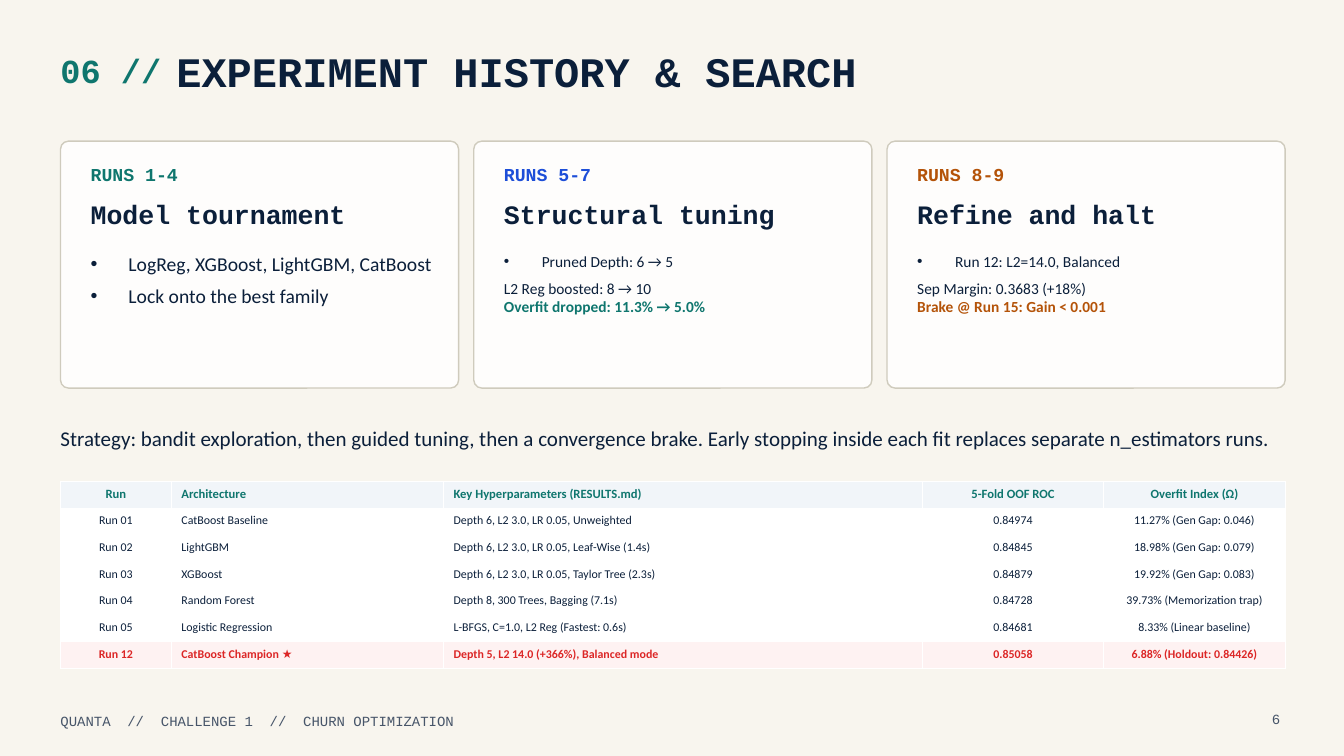
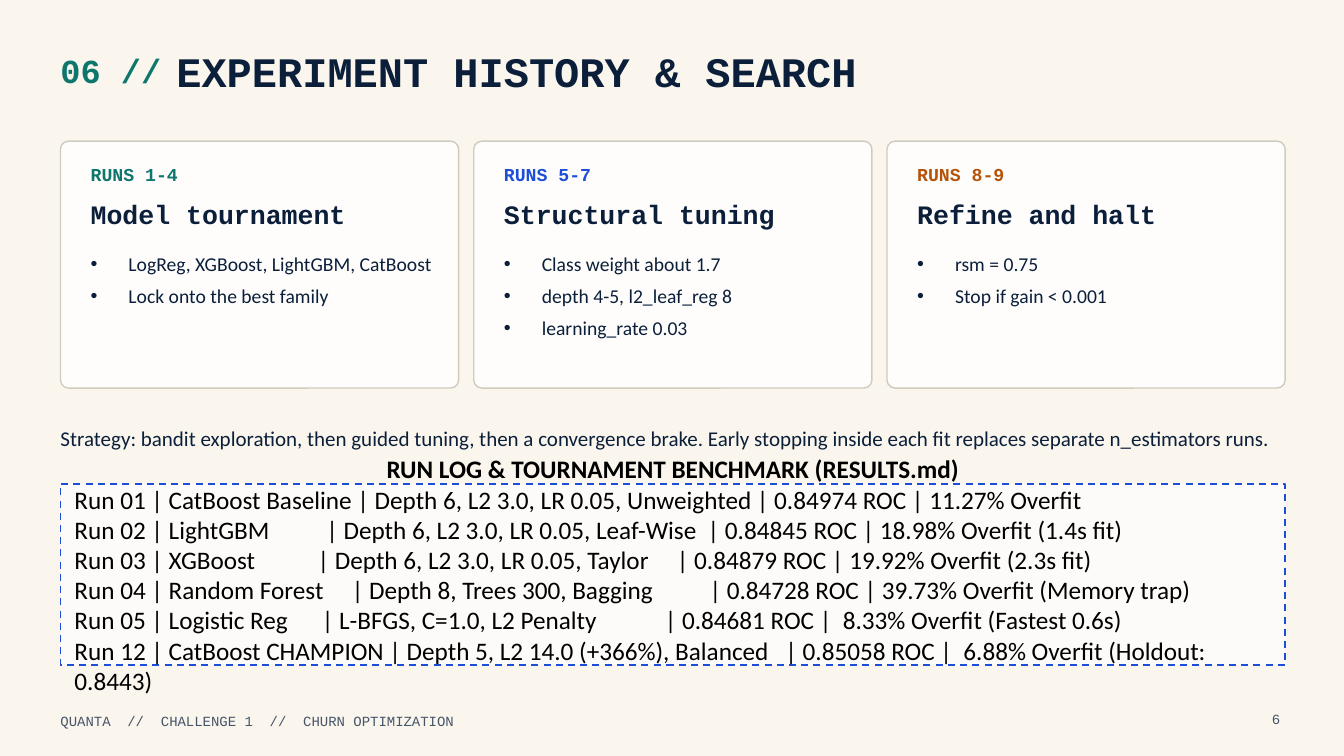
Before and after one commit to uday0214/IOTAxEngimaHackathon, a slide deck: slide 6 of ppt/QUANTA_PPT_CREAM.pptx. Drawn at 1344x756 pixels with LibreOffice and Linux fonts; fonts in the diff are those of the drawing; background and template pictures are left out. Boxes give left, top, right and bottom in pixels: in the first picture for what was removed or moved away, otherwise in the second. Text is boxed around its words. In the diff, an @@ line names an element or a change of style, - is before the commit and + after.

```diff
--- a/ppt/QUANTA_PPT_CREAM.pptx
+++ b/ppt/QUANTA_PPT_CREAM.pptx
@@ background #F8F5EE to picture (left out) @@
@@ text at [542,257,732,339]: text changed; size 11 to 14 pt @@
-• Pruned Depth: 6 → 5
-L2 Reg boosted: 8 → 10
-Overfit dropped: 11.3% → 5.0%
+• Class weight about 1.7
+• depth 4-5, l2_leaf_reg 8
+• learning_rate 0.03
@@ text at [955,258,1107,307]: text changed; size 11 to 14 pt @@
-• Run 12: L2=14.0, Balanced
-Sep Margin: 0.3683 (+18%)
-Brake @ Run 15: Gain < 0.001
+• rsm = 0.75
+• Stop if gain < 0.001
@@ table removed at [60,482,1286,668], 7 rows, 5 columns @@
-Run | Architecture | Key Hyperparameters (RESULTS.md) | 5-Fold OOF ROC | Overfit Index (Ω)
-Run 01 | CatBoost Baseline | Depth 6, L2 3.0, LR 0.05, Unweighted | 0.84974 | 11.27% (Gen Gap: 0.046)
-Run 02 | LightGBM | Depth 6, L2 3.0, LR 0.05, Leaf-Wise (1.4s) | 0.84845 | 18.98% (Gen Gap: 0.079)
-Run 03 | XGBoost | Depth 6, L2 3.0, LR 0.05, Taylor Tree (2.3s) | 0.84879 | 19.92% (Gen Gap: 0.083)
-Run 04 | Random Forest | Depth 8, 300 Trees, Bagging (7.1s) | 0.84728 | 39.73% (Memorization trap)
-Run 05 | Logistic Regression | L-BFGS, C=1.0, L2 Reg (Fastest: 0.6s) | 0.84681 | 8.33% (Linear baseline)
-Run 12 | CatBoost Champion ★ | Depth 5, L2 14.0 (+366%), Balanced mode | 0.85058 | 6.88% (Holdout: 0.84426)
@@ text added at [74,491,1205,666], 18 pt, text #000000 @@
+RUN LOG & TOURNAMENT BENCHMARK (RESULTS.md)
+Run 01 | CatBoost Baseline | Depth 6, L2 3.0, LR 0.05, Unweighted | 0.84974 ROC | 11.27% Overfit
+Run 02 | LightGBM | Depth 6, L2 3.0, LR 0.05, Leaf-Wise | 0.84845 ROC | 18.98% Overfit (1.4s fit)
+Run 03 | XGBoost | Depth 6, L2 3.0, LR 0.05, Taylor | 0.84879 ROC | 19.92% Overfit (2.3s fit)
+Run 04 | Random Forest | Depth 8, Trees 300, Bagging | 0.84728 ROC | 39.73% Overfit (Memory trap)
+Run 05 | Logistic Reg | L-BFGS, C=1.0, L2 Penalty | 0.84681 ROC | 8.33% Overfit (Fastest 0.6s)
+Run 12 | CatBoost CHAMPION | Depth 5, L2 14.0 (+366%), Balanced | 0.85058 ROC | 6.88% Overfit (Holdout: 0.8443)
```
Also in this commit, not shown: 9 other slides changed, 3 other files.
